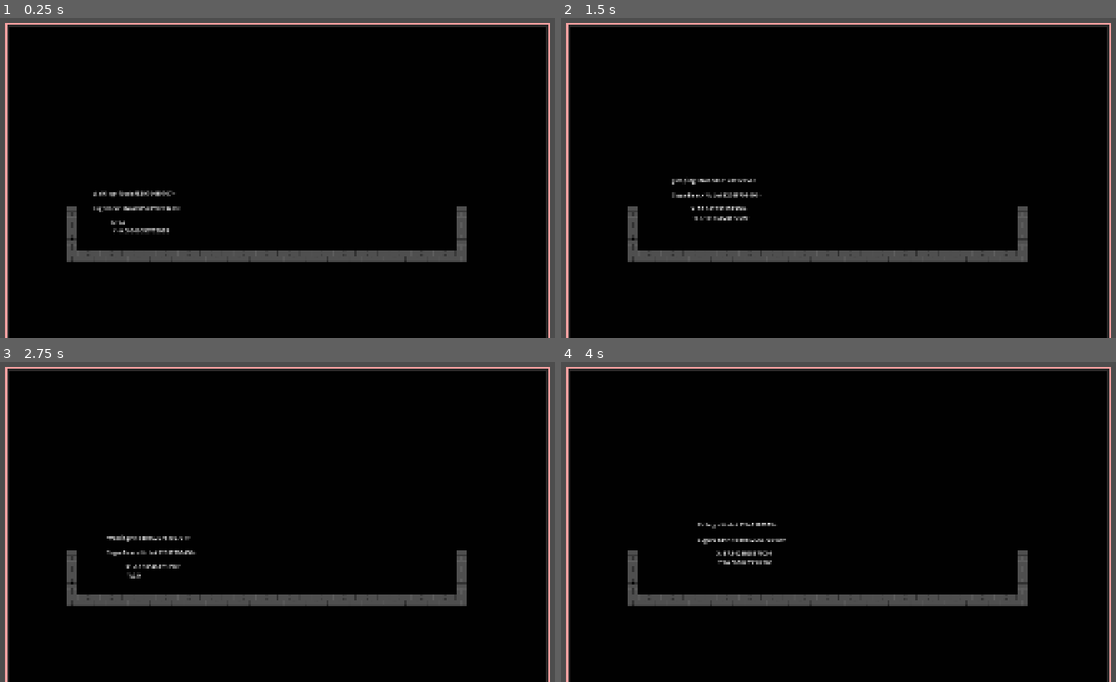
Above: before the commit, frames 1-4 (two rows, left to right).
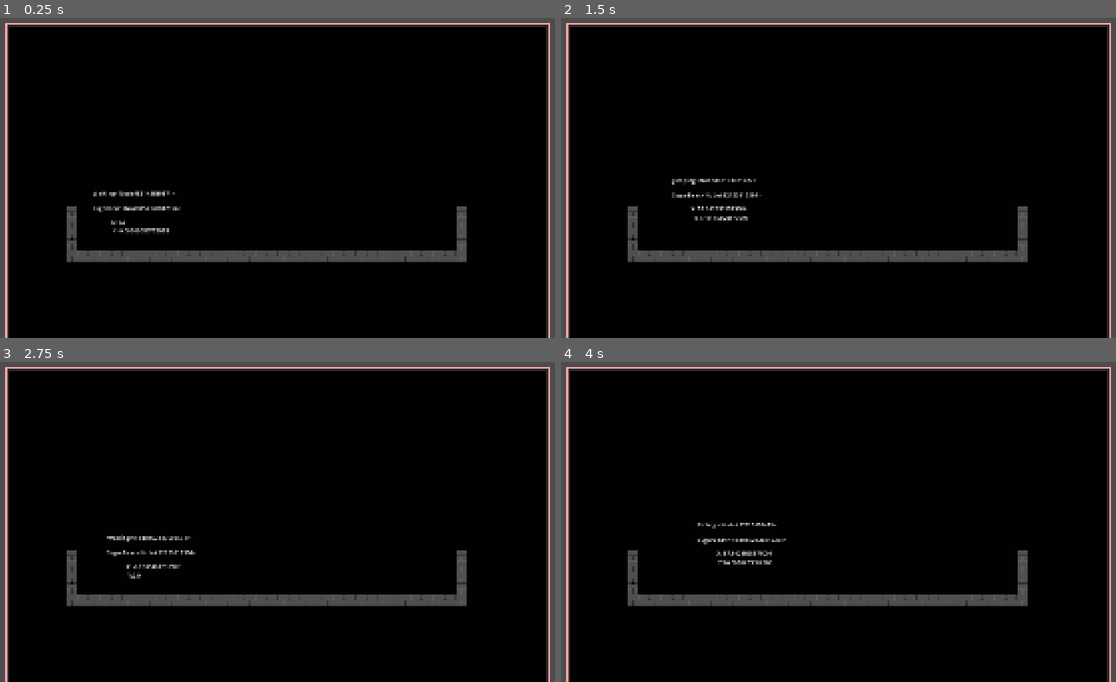
Above: after the commit, the same moments.

Repository: CamdenPix/GameOff-2026
Game: Godot game, scene res://scenes/main_game.tscn
The game is run twice, just before and just after one commit, with the same random seed, the same clock (stepped at 60 frames per second) and the same inputs. The engine's default icon, where the game draws it, is replaced by a stand-in: a white triangle on a blue panel in a dark square.
Inputs:
- Up to frame 1 (0.25 s): no input
- Up to frame 2 (1.5 s): tap Enter at 0.5 s; hold D (move_right) from 0.53 s (still down); tap T at 0.6, 1.35 s; tap Space (jump) at 0.77, 1.07 s
- Up to frame 3 (2.75 s): tap Space (jump) at 1.52, 1.82 s; release D (move_right) at 2.03 s; hold A (move_left) from 2.03 s (still down); tap T at 2.1 s
- Up to frame 4 (4 s): release A (move_left) at 2.78 s; hold D (move_right) from 2.78 s (still down); tap T at 2.85, 3.6 s; tap Space (jump) at 3.02, 3.32, 3.77 s

The runs differ from the first frame. In frame 1, 0.1% of the frame differs, in the area x 25-33%, y 53-61%; in frame 2, less than 0.1%; in frame 3, less than 0.1%; in frame 4, less than 0.1%.

Commit message:
DOG SHIT CODE LES GO

Diff:
--- a/Scripts/Player/animal_changer.gd
+++ b/Scripts/Player/animal_changer.gd
@@ -234,8 +234,9 @@
 	hurtbox_collision_shape.set_shape(new_shape)
 
 	player_collision_shape.set_shape(new_shape)
-	right_cast.target_position.x = shape_difference.x + horizontal_wall_collison_margin
-	left_cast.target_position.x = (shape_difference.x + horizontal_wall_collison_margin) * -1
+	var new_shape_fucking_uh_horizontal: float = new_shape.get_rect().size.x/2
+	right_cast.target_position.x = new_shape_fucking_uh_horizontal + horizontal_wall_collison_margin
+	left_cast.target_position.x = (new_shape_fucking_uh_horizontal+ horizontal_wall_collison_margin) * -1
 
 
 func check_for_walls_floors() -> body_possible_return_values:
--- a/scenes/player.tscn
+++ b/scenes/player.tscn
@@ -294,7 +294,6 @@
 offset_bottom = 10.0
 
 [node name="AnimalChanger" type="Node2D" parent="." unique_id=1149322701 node_paths=PackedStringArray("animals_list", " …(259 unchanged characters)…
-visible = false
 script = ExtResource("22_a38lo")
 animals_list = [NodePath("../ParentStateMachine/Bird"), NodePath("../ParentStateMachine/SugarBear")]
 bird = NodePath("../ParentStateMachine/Bird")
@@ -311,12 +310,14 @@
 animation_player = NodePath("../AnimationPlayer")
 
 [node name="BirdAreaChecker" type="Area2D" parent="AnimalChanger" unique_id=296623289]
+visible = false
 collision_layer = 0
 
 [node name="CollisionShape2D" type="CollisionShape2D" parent="AnimalChanger/BirdAreaChecker" unique_id=1533521332]
 shape = ExtResource("6_ke2ow")
 
 [node name="SugarBearAreaChecker" type="Area2D" parent="AnimalChanger" unique_id=1475541209]
+visible = false
 collision_layer = 0
 
 [node name="CollisionShape2D" type="CollisionShape2D" parent="AnimalChanger/SugarBearAreaChecker" unique_id=523033124]
